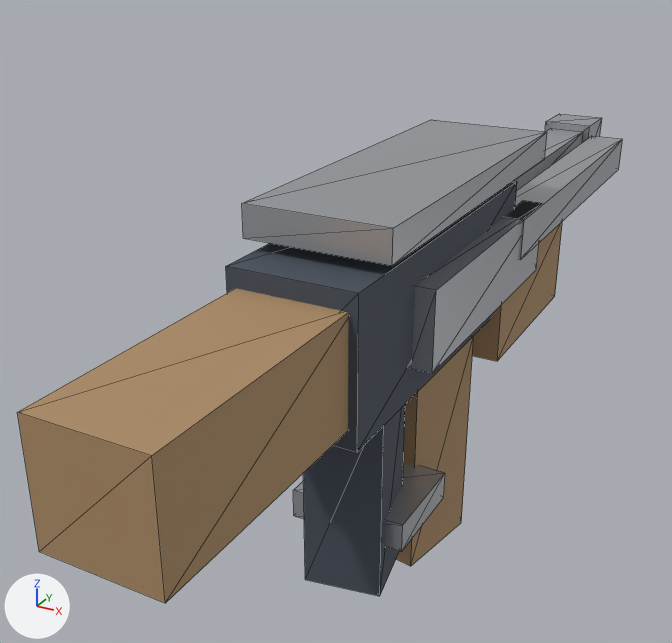
Before and after pictures for a commit that changed the glTF model assets/models/blockbench/weapons/doze.glb.
One viewpoint serves both versions: a camera (50 mm lens) standing at (0.414, -0.876, 0.562) and looking at (-0.11, 0.076, 0.086). The axes (+X, +Y, +Z) are drawn at lower left. The lights are the same throughout. The first picture is the older version. Mesh edges are drawn as thin lines. Vertices at exactly the same position are counted once.

The older version as bpy lines, for what is in view:
```python
me_doze_dark = bpy.data.meshes.new('doze_dark')
me_doze_dark.from_pydata(...)  # 16 vertices, 24 faces; spans x -0.07..0.07, y -0.21..0.21, z -0.145..0.26
me_doze_dark.materials.append(mat_dark)  # greyish blue #49515d
me_doze_metal = bpy.data.meshes.new('doze_metal')
me_doze_metal.from_pydata(...)  # a box spanning x -0.027..0.027, y 0.16..0.68, z 0.172..0.228; a box spanning x -0.038..0.038, y 0.68..0.76, z 0.162..0.237; a box spanning x -0.08..0.08, y -0.165..0.285, z 0.273..0.308; a box spanning x -0.093..-0.068, y -0.09..0.25, z 0.135..0.225; a box spanning x 0.068..0.093, y -0.09..0.25, z 0.135..0.225; a box spanning x -0.07..0.07, y -0.1..0.02, z -0.087..-0.052; a box spanning x 0.045..0.095, y 0.17..0.67, z 0.175..0.225
me_doze_metal.materials.append(mat_metal)  # light grey #b8bbc1
me_doze_wood = bpy.data.meshes.new('doze_wood')
me_doze_wood.from_pydata(...)  # 24 vertices, 36 faces; spans x -0.08..0.08, y -0.48..0.405, z -0.2..0.24
me_doze_wood.materials.append(mat_wood)  # brown #ad8d67
ob_doze_dark = bpy.data.objects.new('doze_dark', me_doze_dark)
ob_doze_dark.location = (0.0, 0.0, 0.0)
ob_doze_metal = bpy.data.objects.new('doze_metal', me_doze_metal)
ob_doze_metal.location = (0.0, 0.0, 0.0)
ob_doze_wood = bpy.data.objects.new('doze_wood', me_doze_wood)
ob_doze_wood.location = (0.0, 0.0, 0.0)
```
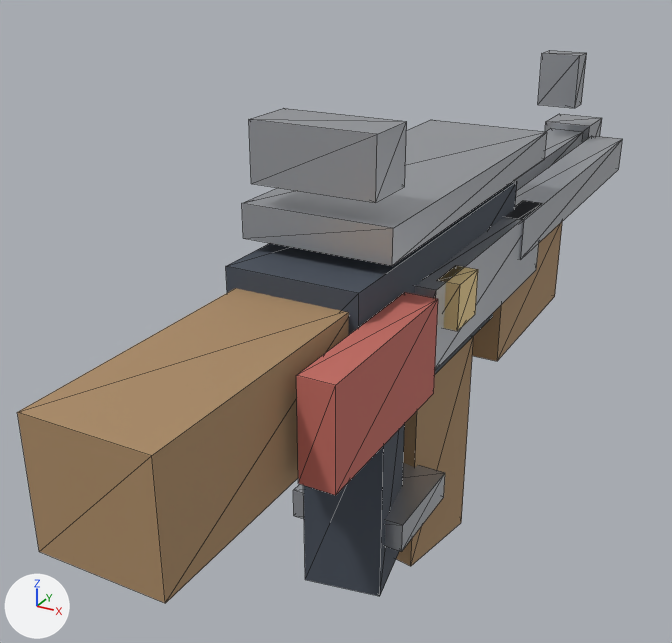
Where the change shows, as pixel boxes [x1, y1, x2, y2] in the pictures (672 x 643 px):
'doze_metal', reshaped (15% taller)
    before: [242, 114, 623, 551]
    after: [242, 50, 623, 551]
'doze_clothRed', added
    after: [296, 292, 438, 495]
'doze_gold', added (beige)
    after: [438, 266, 478, 331]
part 1 of me_doze_metal, added
    after: [249, 108, 407, 203]
part 2 of me_doze_metal, added
    after: [538, 50, 587, 108]

What changed in the scene script:
```text
Add mat_clothred:
    mat_clothred = principled_material('clothRed')
    mat_clothred.base_color = (0.561, 0.153, 0.125)  # pink #c56d63
    mat_clothred.metallic = 0.05
    mat_clothred.roughness = 0.78
Add mat_gold:
    mat_gold = principled_material('gold')
    mat_gold.base_color = (0.839, 0.643, 0.306)  # beige #ecd296
    mat_gold.metallic = 0.05
    mat_gold.roughness = 0.78
Change me_doze_metal:
    used by ob_doze_metal; location = (0.0, 0.0, 0.0)
    remove me_doze_metal.from_pydata(...)  # 56 vertices, 84 faces; spans x -0.093..0.095, y -0.165..0.76, z -0.087..0.308
    add me_doze_metal.from_pydata(...)  # 80 vertices, 120 faces; spans x -0.112..0.095, y -0.17..0.76, z -0.087..0.39
    me_doze_metal part 1: a new loose piece, a box spanning x -0.065..0.065, y -0.17..-0.11, z 0.33..0.39, in mat_metal (light grey #b8bbc1)
    me_doze_metal part 2: a new loose piece, a box spanning x -0.03..0.03, y 0.6..0.64, z 0.28..0.36, in mat_metal (light grey #b8bbc1)
    other edits to the shape of me_doze_metal do not show in these pictures
Add me_doze_clothred:
    me_doze_clothred.from_pydata(...)  # a box spanning x 0.072..0.108, y -0.32..-0.12, z 0.13..0.23
    me_doze_clothred.materials.append(mat_clothred)  # pink #c56d63
Add me_doze_gold:
    me_doze_gold.from_pydata(...)  # a box spanning x 0.0825..0.1075, y -0.065..-0.015, z 0.175..0.225
    me_doze_gold.materials.append(mat_gold)  # beige #ecd296
Add ob_doze_clothred:
    ob_doze_clothred = bpy.data.objects.new('doze_clothRed', me_doze_clothred)
    ob_doze_clothred.location = (0.0, 0.0, 0.0)
Add ob_doze_gold:
    ob_doze_gold = bpy.data.objects.new('doze_gold', me_doze_gold)
    ob_doze_gold.location = (0.0, 0.0, 0.0)
```
